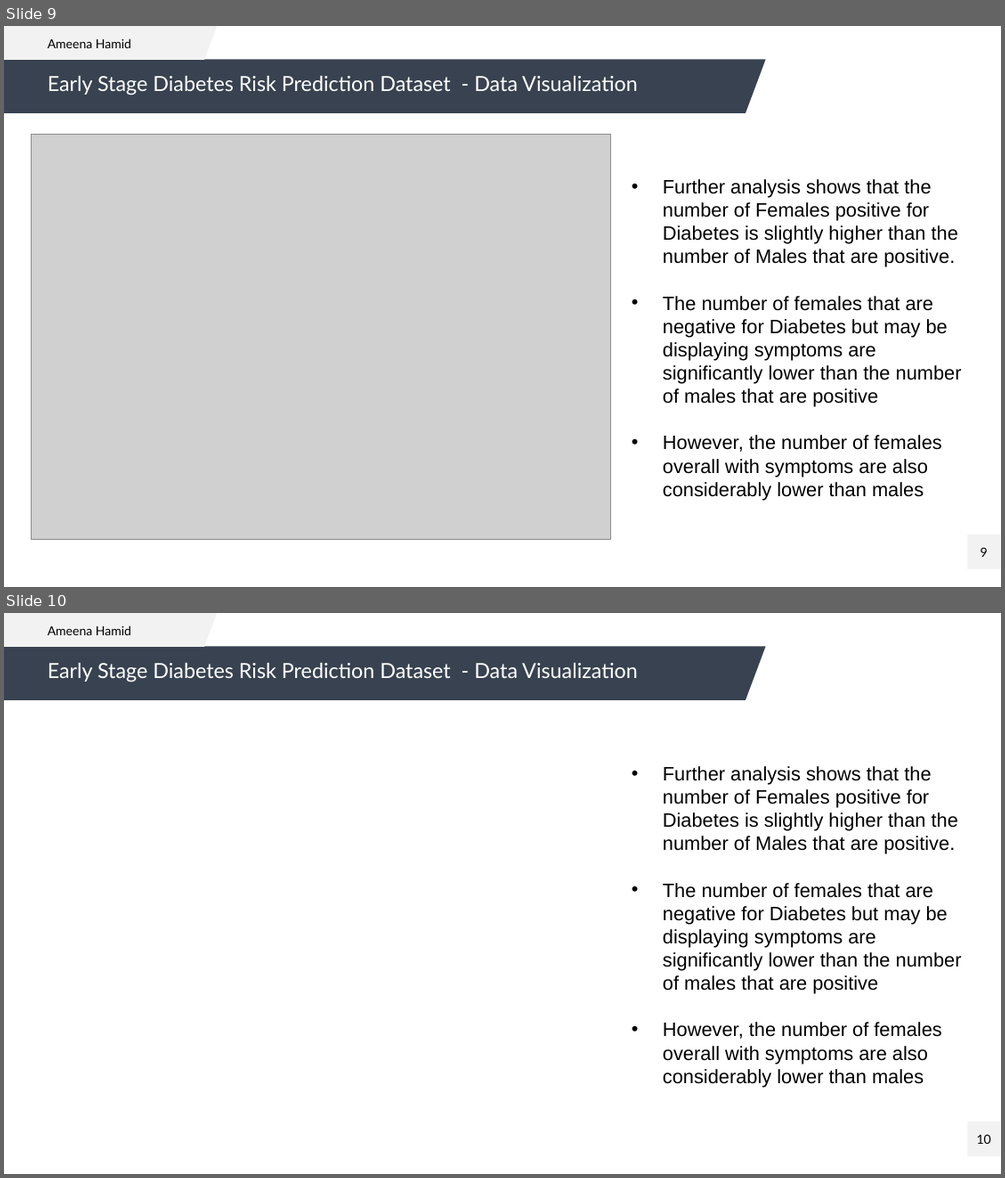
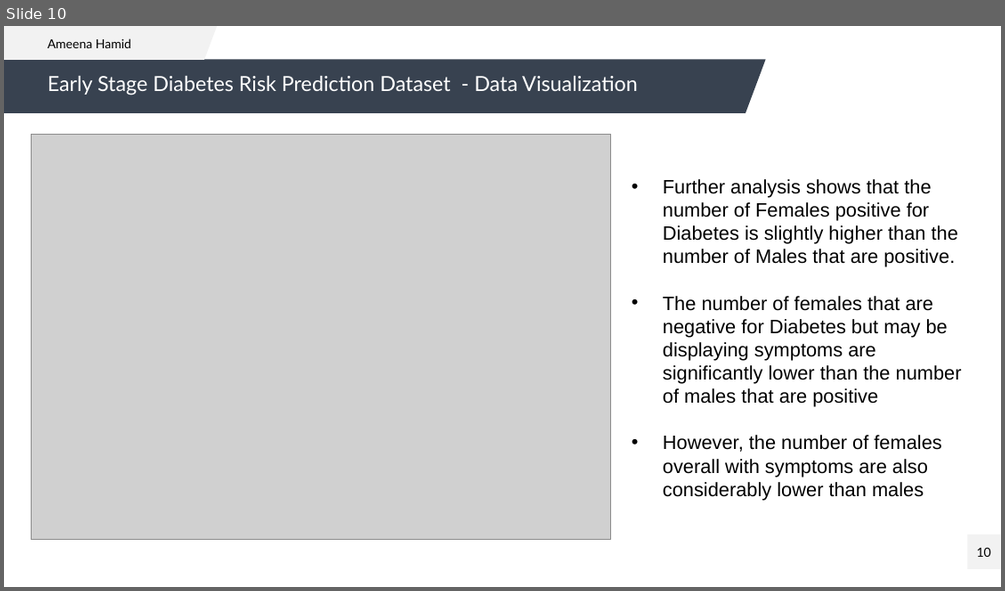
Before and after one commit to AmeenaHamid/Ameena_H, a slide deck: Data Portfolio.pptx. Shown one above the other, each under a label of ours: slides 9 and 10 before the commit, slide 10 after it. The pictures are 1005x1178 and 1005x591 pixels, drawn with LibreOffice and Linux fonts; fonts in the diff are those of the drawing; grey boxes stand for pictures; background and template pictures are left out. Boxes give left, top, right and bottom in pixels: in the first picture for what was removed or moved away, otherwise in the second. Text is boxed around its words. In the diff, an @@ line names an element or a change of style, - is before the commit and + after.

```diff
--- a/Data Portfolio.pptx
+++ b/Data Portfolio.pptx
@@ slide 10 removed at box(4, 613, 1001, 1174), background #FFFFFF; not listed: 2 template elements that a slide beside it also shows @@
@@ text removed at box(48, 625, 131, 635) @@
-Ameena Hamid
@@ title removed at box(48, 663, 638, 682) @@
-Early Stage Diabetes Risk Prediction Dataset - Data Visualization
@@ text removed at box(663, 766, 962, 1087) @@
-• Further analysis shows that the number of Females positive for Diabetes is slightly higher than the number of Males that are positive.
-• The number of females that are negative for Diabetes but may be displaying symptoms are significantly lower than the number of males that are positive
-• However, the number of females overall with symptoms are also considerably lower than males
@@ what was slide 9 is now slide 10 @@
@@ page number at box(977, 547, 991, 556): text changed @@
-9
+10
```
Also in this commit, not shown: 2 slides changed, 1 slide added.
